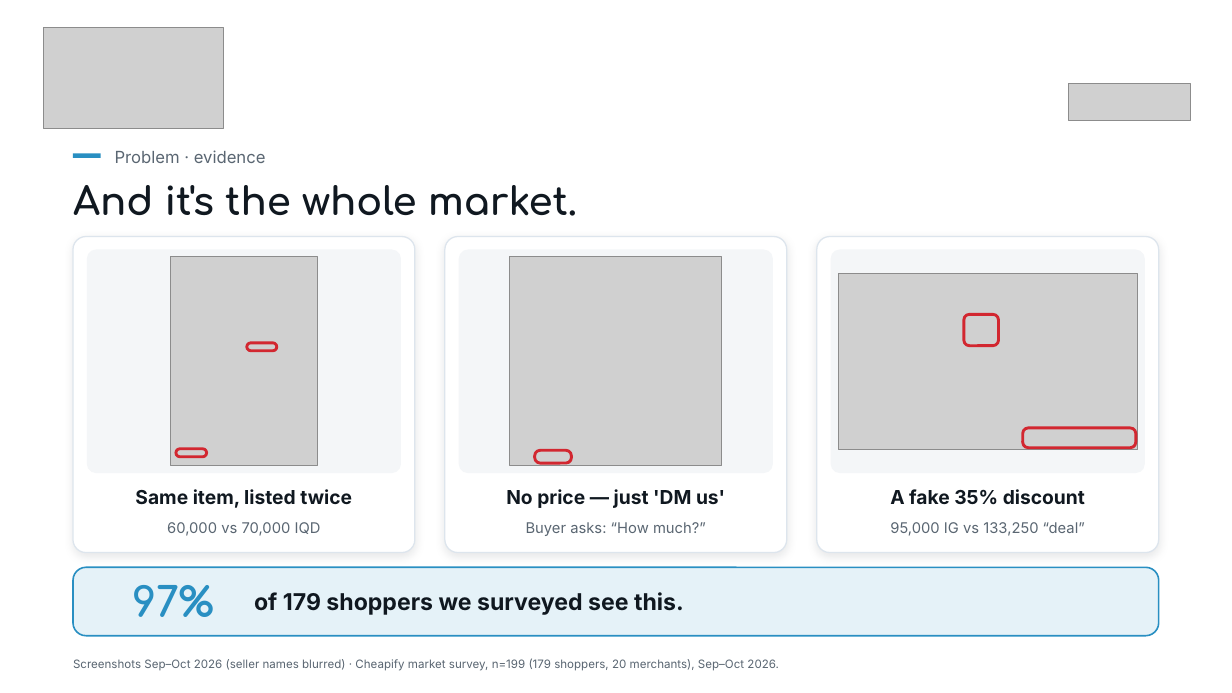
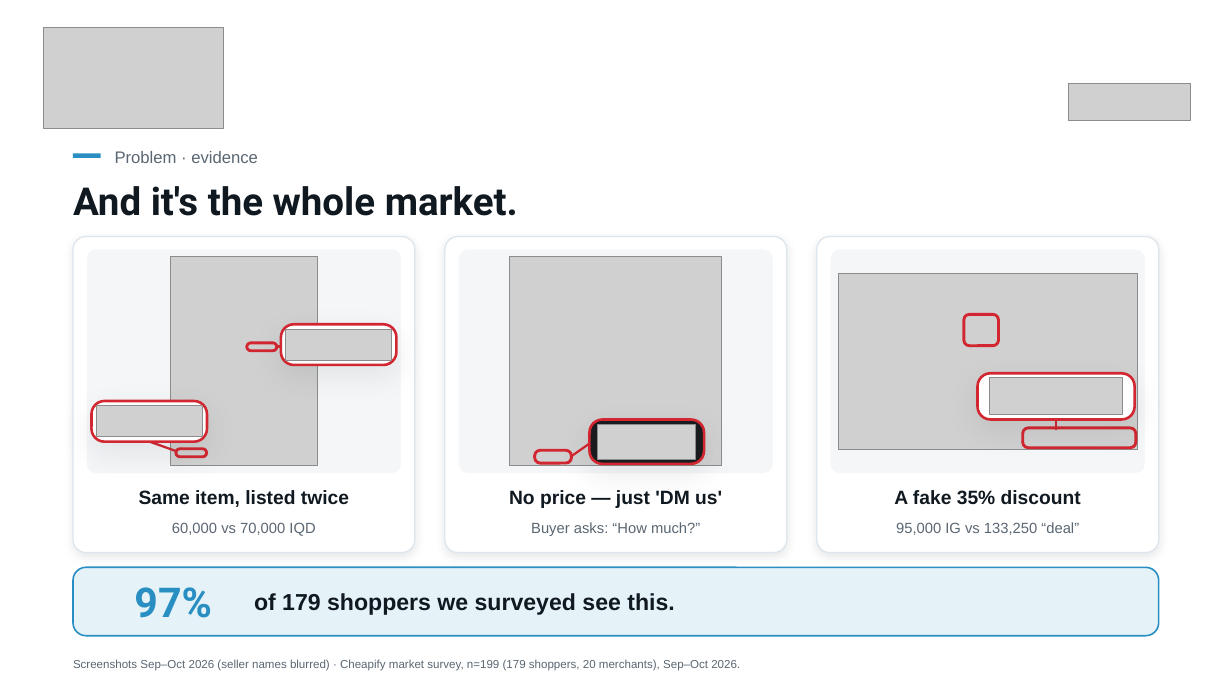
Before and after one commit to shakerbr/cheapify, a slide deck: slide 3 of presentation/Cheapify-GIZ-Pitch.pptx. Drawn at 1232x693 pixels with LibreOffice and Linux fonts; fonts in the diff are those of the drawing; grey boxes stand for pictures. Boxes give left, top, right and bottom in pixels: in the first picture for what was removed or moved away, otherwise in the second. Text is boxed around its words. In the diff, an @@ line names an element or a change of style, - is before the commit and + after.

```diff
--- a/presentation/Cheapify-GIZ-Pitch.pptx
+++ b/presentation/Cheapify-GIZ-Pitch.pptx
@@ text "And it's the whole market." at [73,186,518,216]: font Comfortaa to Roboto @@
@@ rounded rectangle added at [978,373,1135,420], fill #FFFFFF, outline #D22730 2 pt @@
@@ picture added at [990,378,1123,415] @@
@@ group added at [91,324,396,451]: 2 lines, 2 rounded rectangles, 2 pictures @@
@@ line added from (571, 457) to (590, 444), #D22730 1.75 pt @@
@@ rounded rectangle added at [590,420,704,464], fill #1A1B1E, outline #D22730 2 pt @@
@@ picture added at [598,424,696,459] @@
@@ line added from (1056, 430) to (1056, 420), #D22730 1.75 pt @@
@@ text "97%" at [134,587,211,618]: font Comfortaa to Roboto @@
@@ font Inter to Arial in 9 elements at [115,151,258,163], [73,659,740,671], [139,490,349,507], [172,522,315,536], [509,490,722,508], [531,522,700,536], [894,490,1081,505], [896,522,1079,535], [254,593,674,615] @@
```
Also in this commit, not shown: 21 other slides changed.
